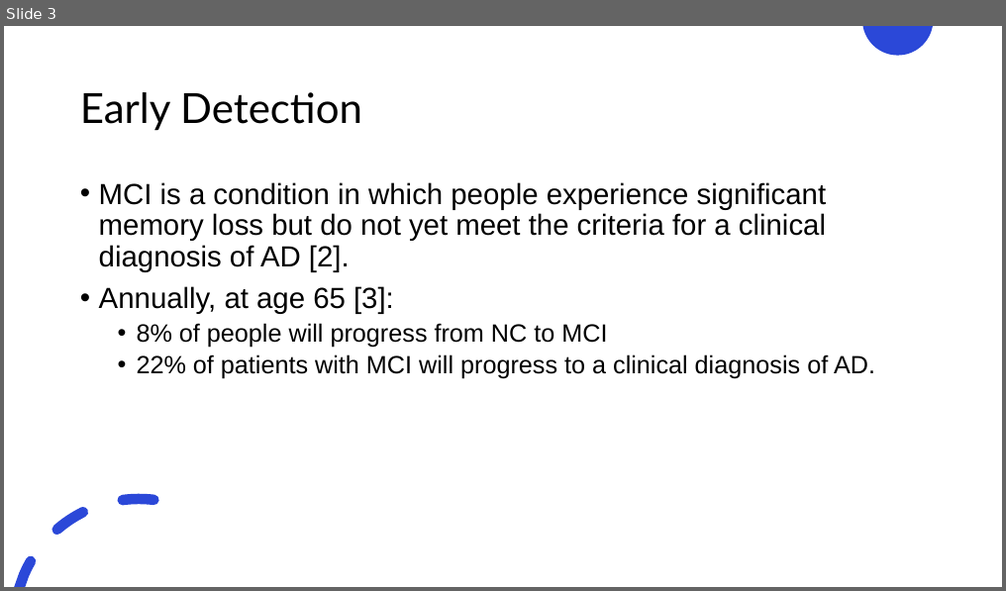
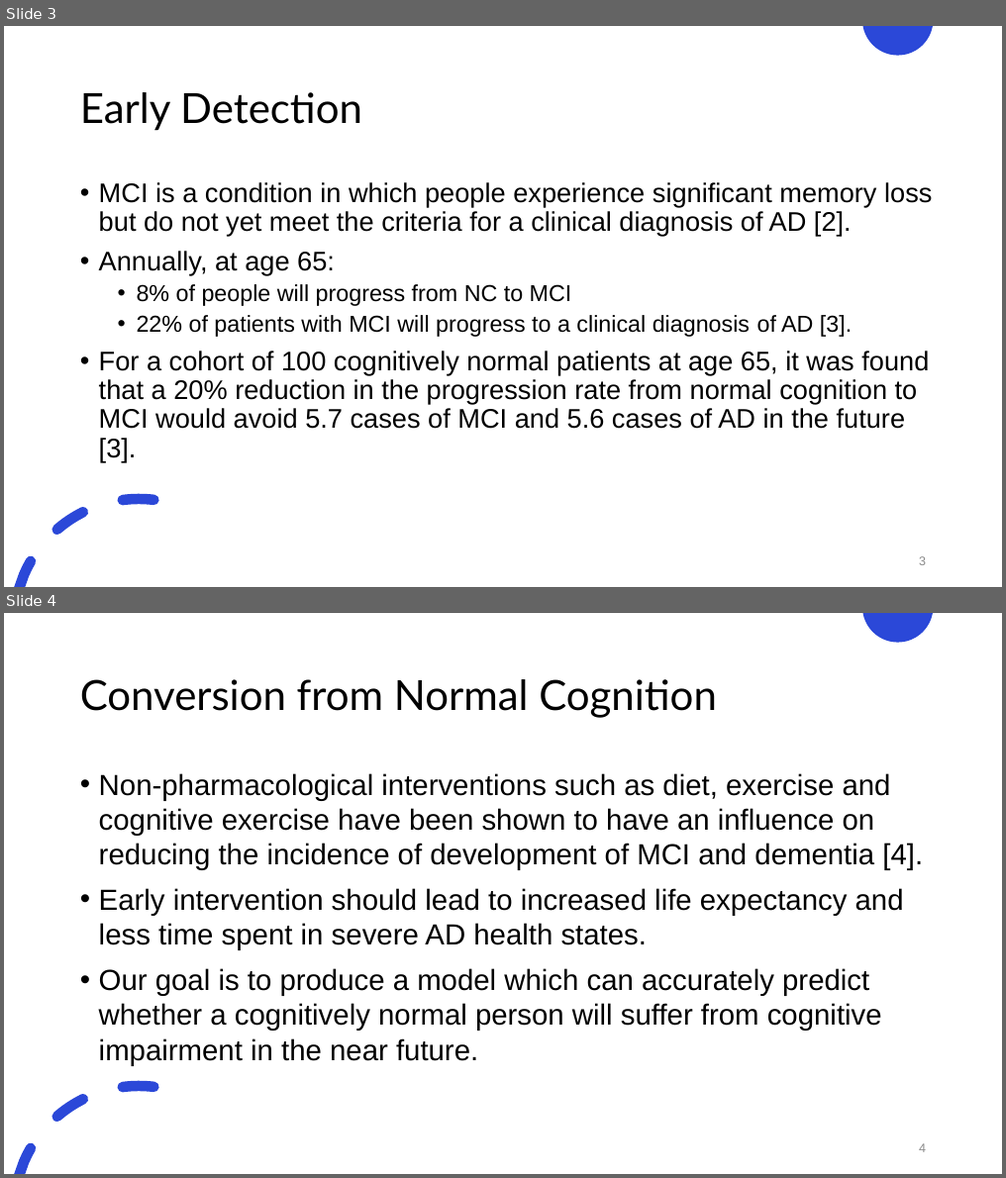
Before and after one commit to justin-bardwell/JB_AD, a slide deck: 21961992_Seminar.pptx. Shown one above the other, each under a label of ours: slide 3 before the commit, slides 3 and 4 after it. The pictures are 1006x591 and 1006x1178 pixels, drawn with LibreOffice and Linux fonts; fonts in the diff are those of the drawing. Boxes give left, top, right and bottom in pixels: in the first picture for what was removed or moved away, otherwise in the second. Text is boxed around its words. In the diff, an @@ line names an element or a change of style, - is before the commit and + after.

```diff
--- a/21961992_Seminar.pptx
+++ b/21961992_Seminar.pptx
@@ slide 4 added at box(4, 613, 1002, 1174), background #FFFFFF; not listed: 2 template elements that a slide beside it also shows @@
@@ title added at box(80, 679, 717, 718), 40 pt, text #000000 @@
+Conversion from Normal Cognition
@@ text added at box(99, 773, 923, 1066), 28 pt, text #000000 @@
+• Non-pharmacological interventions such as diet, exercise and cognitive exercise have been shown to have an influence on reducing the incidence of development of MCI and dementia [4].
+• Early intervention should lead to increased life expectancy and less time spent in severe AD health states.
+• Our goal is to produce a model which can accurately predict whether a cognitively normal person will suffer from cognitive impairment in the near future.
@@ page number added at box(919, 1144, 926, 1153), 12 pt, text #8C8C8C @@
+4
@@ slide 3 changed as well @@
@@ text at box(99, 182, 932, 306): size 28 to 25.9 pt in "MCI is a condition in which people ..."; size 24 to 22.2 pt in "8% of people will progress from NC ..." @@
@@ text at box(99, 251, 335, 275): text changed; size 28 to 25.9 pt @@
-• Annually, at age 65 [3]:
+• Annually, at age 65:
@@ text at box(99, 315, 929, 463): text changed; size 24 to 25.9 pt @@
-  • 22% of patients with MCI will progress to a clinical diagnosis of AD.
+  • 22% of patients with MCI will progress to a clinical diagnosis of AD [3].
+• For a cohort of 100 cognitively normal patients at age 65, it was found that a 20% reduction in the progression rate from normal cognition to MCI would avoid 5.7 cases of MCI and 5.6 cases of AD in the future [3].
@@ page number added at box(919, 557, 926, 566), 12 pt, text #8C8C8C @@
+3
```
Also in this commit, not shown: 10 other slides changed, 6 other slides added, 5 slides removed, 1 other file.
